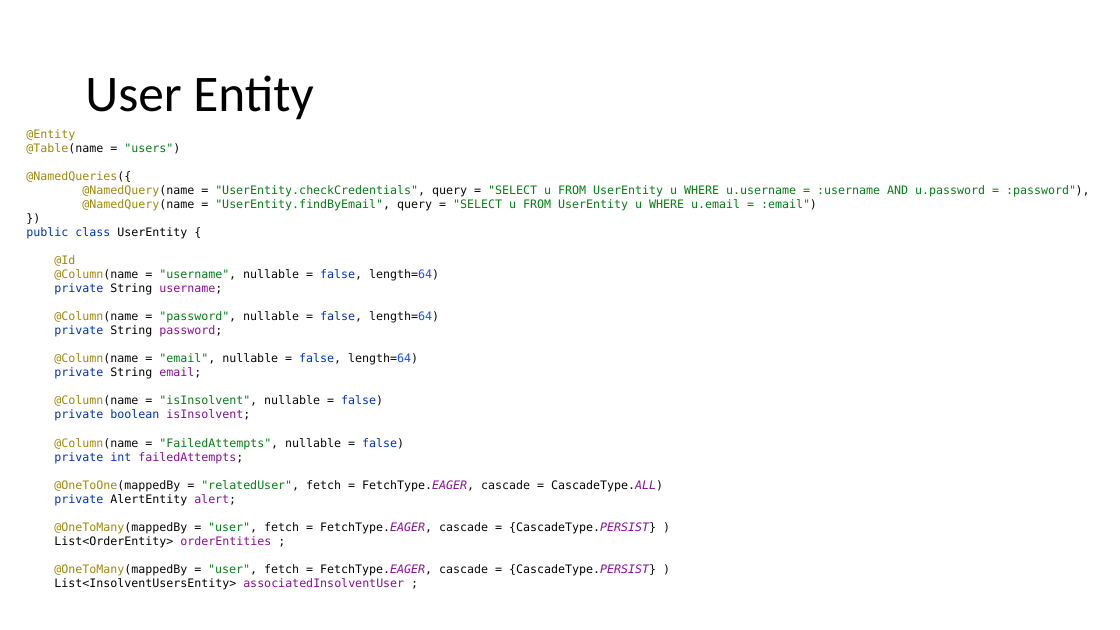
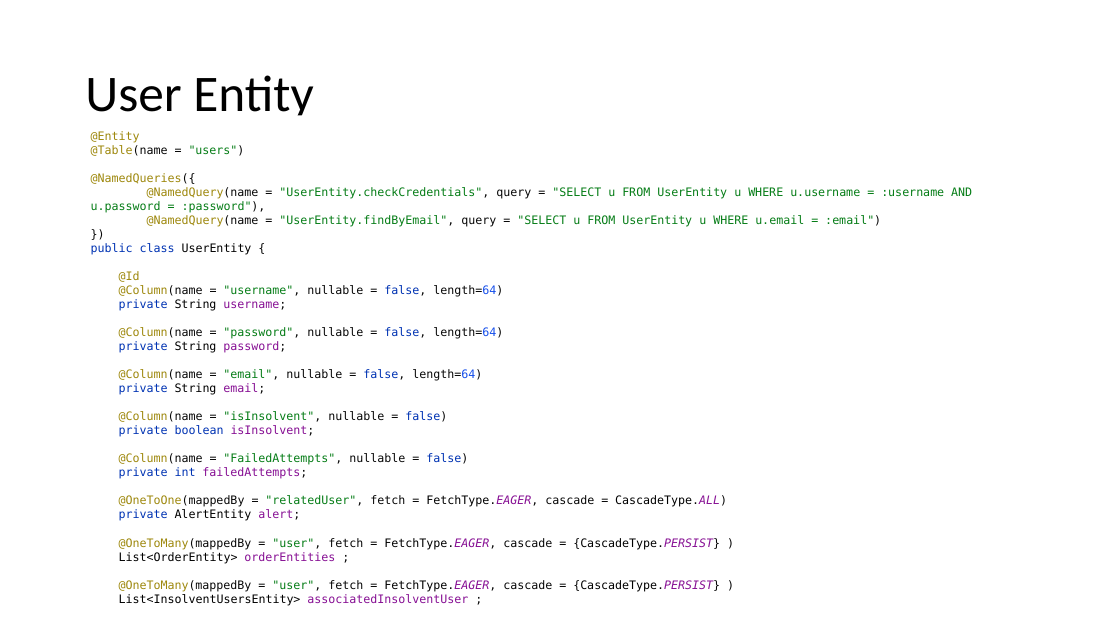
Before and after one commit to priscia99/databases-2-project, a slide deck: slide 52 of Deliverables/Report/Report.pptx. Drawn at 1120x630 pixels with LibreOffice and Linux fonts; fonts in the diff are those of the drawing. Boxes give left, top, right and bottom in pixels: in the first picture for what was removed or moved away, otherwise in the second. Text is boxed around its words. In the diff, an @@ line names an element or a change of style, - is before the commit and + after.

```diff
--- a/Deliverables/Report/Report.pptx
+++ b/Deliverables/Report/Report.pptx
@@ text "@Entity @Table(name = "users") @NamedQueries({ ..." rewrapped from [26, 185, 1090, 590] to [91, 131, 972, 606] @@
```
Also in this commit, not shown: 13 other slides changed, 7 other files.
